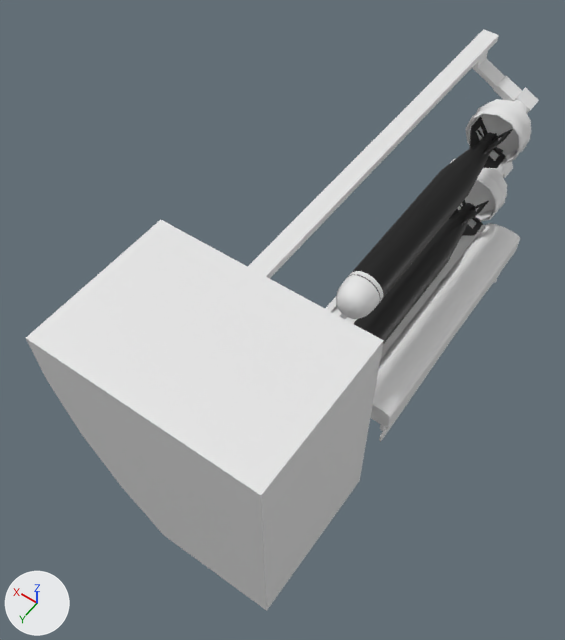
The Blender file Blender/submarine/zdvizka/zdvizka.blend: old version first, new version second.
The view is the same before and after, from a 50 mm camera at (0.18, 4.64, 9.19) aimed at (3.64, -0.21, 1.57). The lights are fixed; the arrows at lower left show +X, +Y and +Z.

Before the edit, the objects in view are built like this:
```python
me_cube_018 = bpy.data.meshes.new('Cube.018')
me_cube_018.from_pydata(...)  # 616 vertices, 600 faces; spans x -1.0..10.6, y -1.0..1.0, z -55.4..7.8
me_cylinder_013 = bpy.data.meshes.new('Cylinder.013')
me_cylinder_013.from_pydata(...)  # 328 vertices, 604 faces; spans x -24.2..0.2, y -53.4..52.6, z -1.1..1.1
me_cylinder_013.polygons.foreach_set('use_smooth', [True] * 604)
me_cylinder_018 = bpy.data.meshes.new('Cylinder.018')
me_cylinder_018.from_pydata(...)  # 495 vertices, 447 faces; spans x -1.43..2.8, y -0.34..0.34, z -0.34..0.34
# faces by material slot: [327, 34, 86]
me_cylinder_018.materials.append(mat_material_004)  # black #000000
me_cylinder_018.materials.append(mat_material_005)  # white #e7e7e7
me_cylinder_018.materials.append(mat_material_006)  # white #e7e7e7
ob_cube_005 = bpy.data.objects.new('Cube.005', me_cube_018)
ob_cube_005.location = (3.45, -1.96, 0.88)
ob_cube_005.rotation_euler = (0.0, -3.142, 0.0)  # degrees (0, -180, 0)
ob_cube_005.scale = (0.113, 2.62, 0.045)
ob_cylinder = bpy.data.objects.new('Cylinder', me_cylinder_013)
ob_cylinder.location = (2.53, -1.73, 0.49)
ob_cylinder.rotation_euler = (0.0, 1.571, 0.0)  # degrees (0, 90, 0)
ob_cylinder.scale = (0.0343, 0.0336, 0.548)
ob_cylinder_002 = bpy.data.objects.new('Cylinder.002', me_cylinder_018)
ob_cylinder_002.location = (2.68, -2.37, 2.64)
ob_cylinder_002.rotation_euler = (0.808, 0.00321, 1.571)  # degrees (46, 0.2, 90)
ob_cylinder_002.scale = (0.834, 0.939, 0.944)
# also in view: 'Cylinder.012' at (2.72, -1.75, 1.43); 'Cylinder.001' at (3.28, 1.44, 1.96)
```
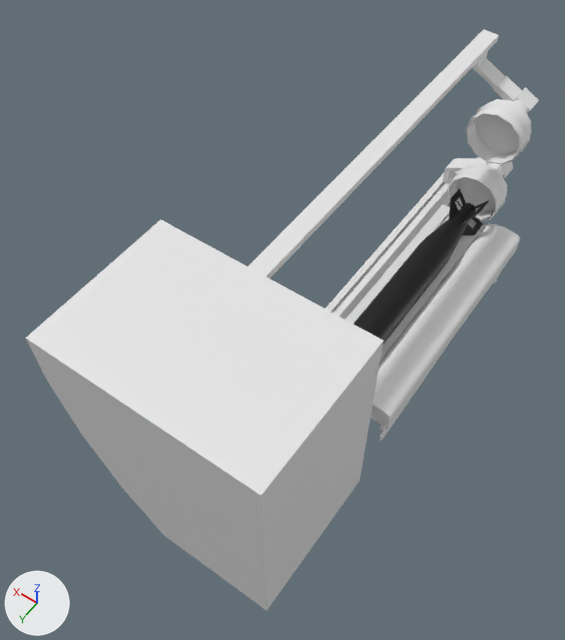
Where the change shows, as pixel boxes (x1, y1, x2, y2) in the pictures (565 x 640 px):
'Cylinder.002', deleted (black)
    before: (336, 117, 513, 319)
    faces in mat_material_004 (black #000000): (350, 117, 513, 302)
    faces in mat_material_006 (white #e7e7e7): (336, 278, 377, 319)
    faces in mat_material_005 (white #e7e7e7): (345, 271, 383, 306)

The change in detail:
Object 'Cylinder.002' (ob_cylinder_002) is deleted.
